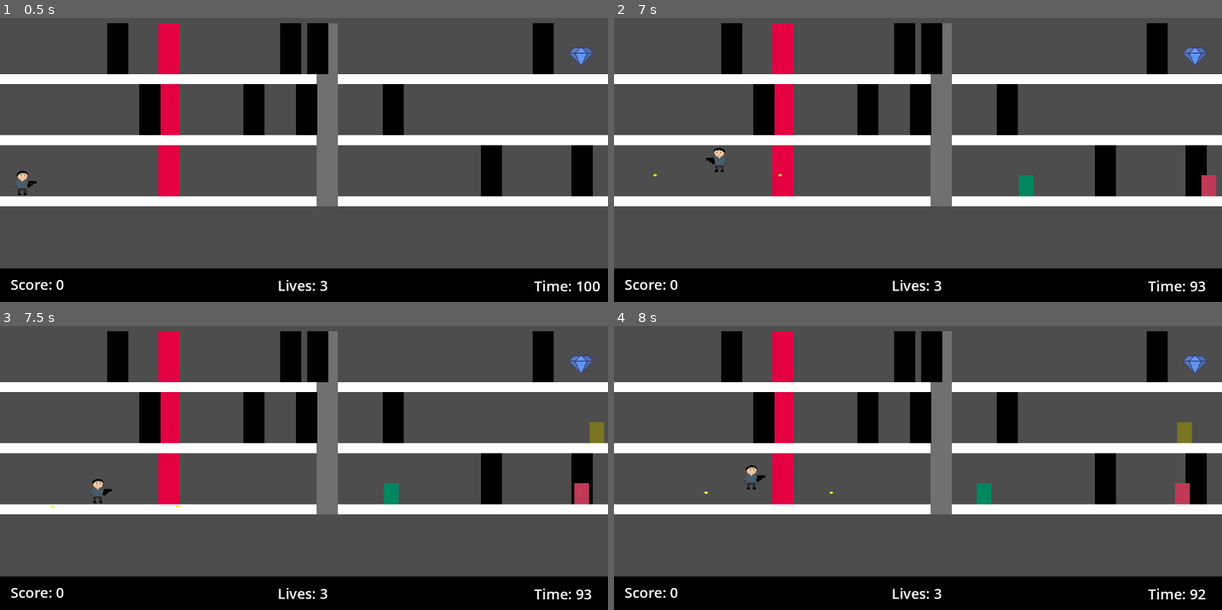
Above: before the commit, frames 1-4 (two rows, left to right).
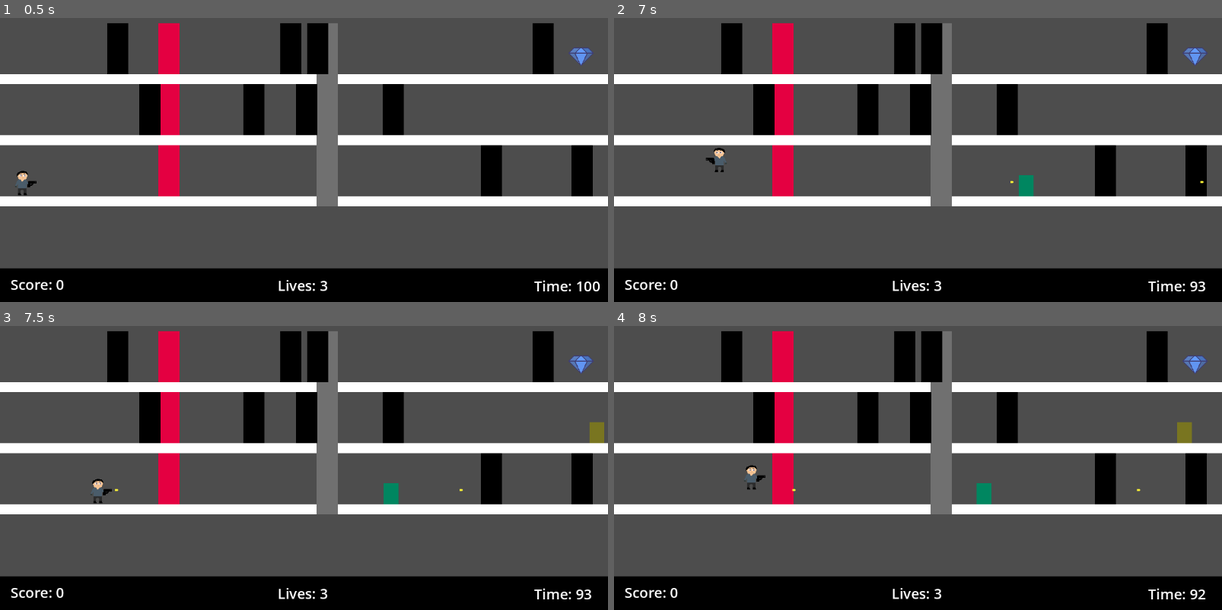
Above: after the commit, the same moments.

Repository: Colonelpanic0/Heist
Game: Godot game, scene res://Scenes/playablenew.tscn
The game is run twice, just before and just after one commit, with the same random seed, the same clock (stepped at 60 frames per second) and the same inputs.
Inputs:
- Up to frame 1 (0.5 s): no input
- Up to frame 2 (7 s): tap Enter at 0.5 s; hold D (Right) 0.53-2.03 s; tap 2 (Fire) at 0.6, 1.35, 2.3, 2.85, 3.6, 4.55, 5.1, 5.85, 6.8 s; tap 1 (Jump) at 0.77, 1.52, 3.02, 3.77, 4.52, 6.02, 6.77 s; hold A (Left) 2.03-2.78 s; hold Space (Start) 2.03-2.78 s; hold D (Right) 2.78-4.28 s; hold A (Left) 4.28-5.03 s; tap Space (Start) at 4.35 s; hold D (Right) 5.03-5.78 s; hold A (Left) from 5.78 s (still down); hold Space (Start) from 6.53 s (still down)
- Up to frame 3 (7.5 s): release A (Left) at 7.28 s; release Space (Start) at 7.28 s; hold D (Right) from 7.28 s (still down); tap 2 (Fire) at 7.35 s
- Up to frame 4 (8 s): keep holding D (Right); tap 1 (Jump) at 7.52 s

Frame 1 is identical in both runs. In frame 2, 0.2% of the frame differs, in the area x 6-100%, y 54-63%; in frame 3, 0.2%; in frame 4, 0.2%, in the area x 14-95%, y 55-63%.

Commit message:
GUN SHOOT
GUN now shoots bullets to the right

Diff:
--- a/heist/Scenes/Bullet.tscn
+++ b/heist/Scenes/Bullet.tscn
@@ -10,6 +10,7 @@
 collision_layer = 16
 collision_mask = 2
 script = ExtResource("1_14k46")
+speed = 100
 
 [node name="CollisionShape2D" type="CollisionShape2D" parent="."]
 shape = SubResource("RectangleShape2D_vlxeq")
--- a/heist/Scenes/Player.tscn
+++ b/heist/Scenes/Player.tscn
@@ -25,10 +25,15 @@
 position = Vector2(15, 25)
 shape = SubResource("RectangleShape2D_rpqav")
 
-[node name="GUN" type="Sprite2D" parent="." node_paths=PackedStringArray("player")]
+[node name="GUN" type="Sprite2D" parent="." node_paths=PackedStringArray("player", "bullet_spawn")]
 position = Vector2(33, 27)
 rotation = -6.2831855
 texture = ExtResource("2_kyqiw")
 script = ExtResource("3_gntrk")
 player = NodePath("..")
 bullet_prefab = ExtResource("5_nn08x")
+bullet_offset = Vector2(7, -4)
+bullet_spawn = NodePath("FirePOS")
+
+[node name="FirePOS" type="Node2D" parent="GUN"]
+position = Vector2(7.0000005, -3.9999988)
--- a/heist/Scripts/Gun.gd
+++ b/heist/Scripts/Gun.gd
@@ -1,9 +1,10 @@
 extends Sprite2D
 
-@export var player:  CharacterBody2D
+@export var player: CharacterBody2D
 @export var bullet_prefab: PackedScene #Define the bullet scene here
-@export var bullet_offset = 100
+@export var bullet_offset: Vector2
 @export var bullet_speed = 4
+@export var bullet_spawn: Node2D
 # Called when the node enters the scene tree for the first time.
 func _ready() -> void:
 	pass # Replace with function body.
@@ -15,10 +16,11 @@
 		if Singleton.bullets >= 1:
 			#Fire bullet
 			var instance = bullet_prefab.instantiate() #creates an instance
-			instance.position.x = position.x + player.looking * bullet_offset #set position etc.
-			instance.position.y = position.y
-			instance.speed = bullet_speed
-			add_child(instance) #adds the instance into the scene
+			#var parent = get_parent()
+			instance.position.x = bullet_spawn.global_position.x * player.get_looking() #+ bullet_offset.x #set position etc.
+			instance.position.y = bullet_spawn.global_position.y #+ bullet_offset.y
+			instance.speed = bullet_speed * player.get_looking()
+			get_parent().get_parent().add_child(instance) #adds the instance into the scene
 			pass
 		pass
 
--- a/heist/Scripts/bullet.gd
+++ b/heist/Scripts/bullet.gd
@@ -9,7 +9,7 @@
 	pass # Replace with function body.
 
 func _physics_process(delta: float) -> void:
-	velocity.x = speed * SPEED
+	position.x += speed #* SPEED
 	pass
 
 # Called every frame. 'delta' is the elapsed time since the previous frame.
--- a/heist/Scripts/player.gd
+++ b/heist/Scripts/player.gd
@@ -38,3 +38,6 @@
 		velocity.x = move_toward(velocity.x, 0, SPEED)
 
 	move_and_slide()
+
+func get_looking():
+	return looking
